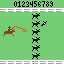
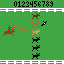
Layers edited between the first and the second 64 × 64 image:
removed layer "Layer copy #4" from group "dogs" over bbox(30, 13, 40, 19)
removed layer "Layer copy #3" from group "dogs" over bbox(30, 21, 40, 27)
removed layer "Layer copy #2" from group "dogs" over bbox(30, 29, 40, 35)
removed layer "Layer copy #1" from group "dogs" over bbox(30, 37, 40, 43)
removed layer "Layer copy" from group "dogs" over bbox(30, 45, 40, 51)
painted on "Layer" over bbox(30, 13, 40, 51)
painted on "Layer #1" over bbox(0, 0, 64, 64)
